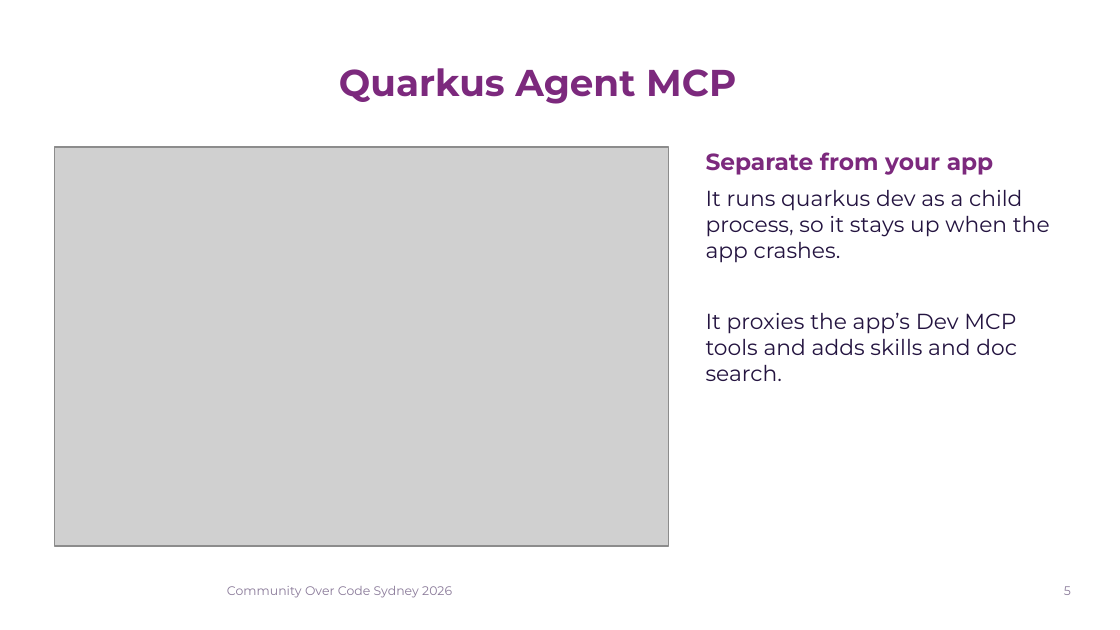
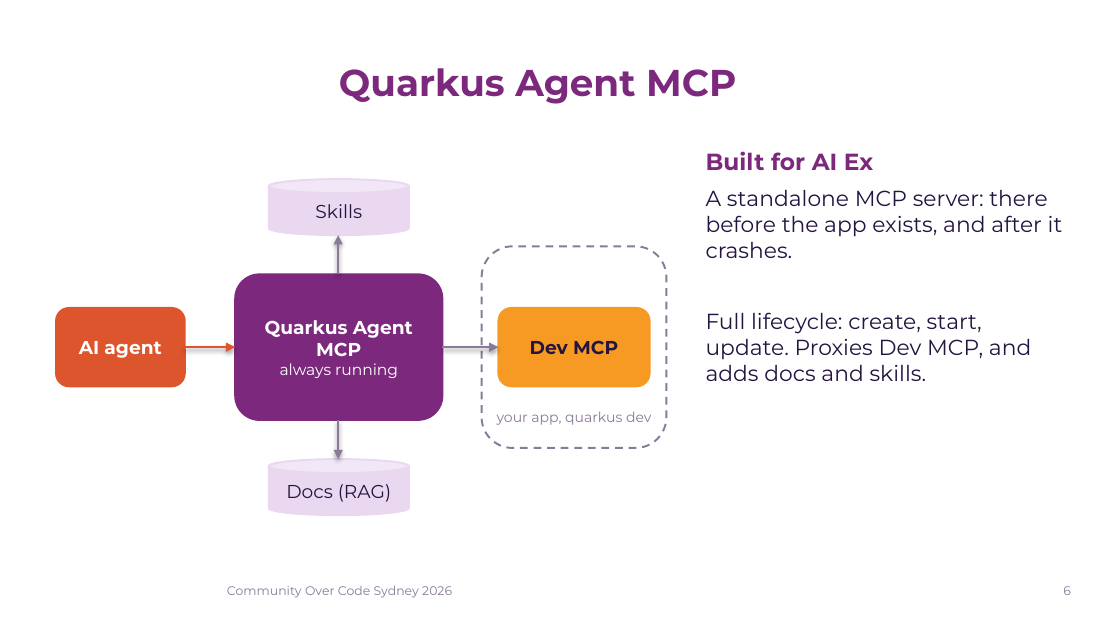
Before and after one commit to quarkusio/quarkus-agent-mcp, a slide deck: slide 6 of presentation/churconf/teaching-ai-agents-to-speak-quarkus.pptx (slide 5 before the commit). Drawn at 1120x630 pixels with LibreOffice and Linux fonts; fonts in the diff are those of the drawing; grey boxes stand for pictures; background and template pictures are left out. Boxes give left, top, right and bottom in pixels: in the first picture for what was removed or moved away, otherwise in the second. Text is boxed around its words. In the diff, an @@ line names an element or a change of style, - is before the commit and + after.

Commit message:
Borrow the Dev Ex to AI Ex story and extension details from the Coding Agents deck, add the native install

```diff
--- a/presentation/churconf/teaching-ai-agents-to-speak-quarkus.pptx
+++ b/presentation/churconf/teaching-ai-agents-to-speak-quarkus.pptx
@@ picture removed at box(54, 147, 668, 545) @@
@@ cylinder added at box(269, 179, 409, 235), fill #E9D8F0, outline #E9D8F0 1.25 pt, 12 pt, text #241440 @@
+Skills
@@ text at box(706, 151, 1063, 381): text changed @@
-Separate from your app
-It runs quarkus dev as a child process, so it stays up when the app crashes.
-It proxies the app’s Dev MCP tools and adds skills and doc search.
+Built for AI Ex
+A standalone MCP server: there before the app exists, and after it crashes.
+Full lifecycle: create, start, update. Proxies Dev MCP, and adds docs and skills.
@@ arrow added from (338, 274) to (338, 235), #8A7A99 1.5 pt @@
@@ rounded rectangle added at box(482, 246, 666, 448), outline #8A7A99 1.25 pt dashed @@
@@ rounded rectangle added at box(235, 274, 442, 420), fill #7C297D, outline #7C297D 1.25 pt, 12 pt, text #FFFFFF, bold @@
+Quarkus Agent MCP
+always running
@@ rounded rectangle added at box(56, 308, 185, 386), fill #DD552C, outline #DD552C 1.25 pt, 12 pt, text #FFFFFF, bold @@
+AI agent
@@ rounded rectangle added at box(498, 308, 650, 386), fill #F79A23, outline #F79A23 1.25 pt, 12 pt, text #241440, bold @@
+Dev MCP
@@ arrow added from (185, 347) to (235, 347), #DD552C 1.5 pt @@
@@ arrow added from (442, 347) to (498, 347), #8A7A99 1.5 pt @@
@@ text added at box(497, 411, 651, 425), 9 pt, text #8A7A99 @@
+your app, quarkus dev
@@ arrow added from (338, 420) to (338, 459), #8A7A99 1.5 pt @@
@@ cylinder added at box(269, 459, 409, 515), fill #E9D8F0, outline #E9D8F0 1.25 pt, 12 pt, text #241440 @@
+Docs (RAG)
@@ page number at box(1063, 586, 1071, 595): text changed @@
-5
+6
```
Also in this commit, not shown: 3 other slides changed, 4 slides added, 1 slide removed, 2 other files.
